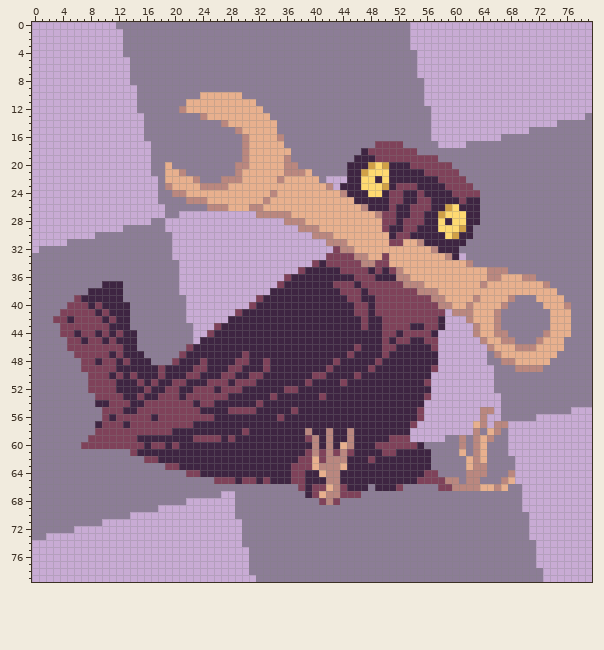
File history of a sprite sheet, Jackdaw/Fallback/texture.png. The picture above is the old version.
The file is 80x80 pixels.
After:
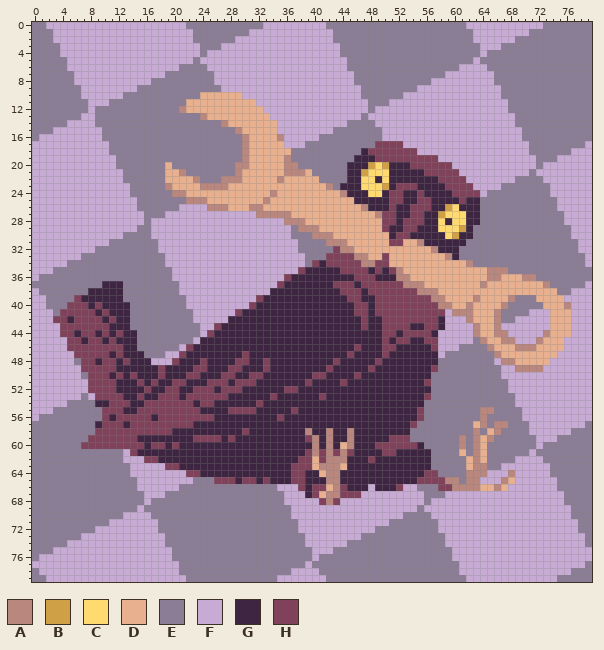
Palette (. is transparent): A #ba877f  B #d0a047  C #ffda71  D #e8b08e  E #8c7d96  F #c8abd4  G #3e2542  H #7f425a
Difference:
Changed rows in their new state; - is an unchanged pixel.
first column x 0:
 0 EE----------FFFFFFFFFF-----------FFFFFFFFF------------EEEEEEEE-----------EEEEEEE
 1 EEE----------FFFFFFFFFF--------FFFFFFFFFFFF-----------EEEEEEEEE--------EEEEEEEEE
 2 EEE----------FFFFFFFFFF------FFFFFFFFFFFFFF-----------EEEEEEEEE------EEEEEEEEEEE
 3 EEEE---------FFFFFFFFFFF---FFFFFFFFFFFFFFFFF----------EEEEEEEEEE---EEEEEEEEEEEEE
 4 EEEE---------FFFFFFFFFFF-FFFFFFFFFFFFFFFFFFF-----------EEEEEEEEE-EEEEEEEEEEEEEEE
 5 EEEEE---------FFFFFFFFF-FFFFFFFFFFFFFFFFFFFFF----------EEEEEEEE-EEEEEEEEEEEEEEEE
 6 EEEEE---------FFFFFFF----FFFFFFFFFFFFFFFFFFFF----------EEEEEE----EEEEEEEEEEEEEEE
 7 EEEEEE--------FFFFF-------FFFFFFFFFFFFFFFFFFFF---------EEEE-------EEEEEEEEEEEEEE
 8 EEEEEE--------FFF---------FFFFFFFFFFFFFFFFFFFF----------E---------EEEEEEEEEEEEEE
 9 EEEEEEE--------------------FFFFFFFFFFFFFFFFFFFF--------F-----------EEEEEEEEEEEEE
10 EEEEEEE------EE---------------FFFFFFFFFFFFFFFFF------FFF-----------EEEEEEEEEEEEE
11 EEEEEEEE---EEEE-----------------FFFFFFFFFFFFFFFF---FFFFF------------EEEEEEEEEEEE
12 EEEEEEEE-EEEEEE------------------FFFFFFFFFFFFFFF-FFFFFFFF-----------EEEEEEEEEEEE
13 EEEEEEE--EEEEEEE------------------FFFFFFFFFFFFF-FFFFFFFFF------------EEEEEEEEEE-
14 EEEEE----EEEEEEE-------------------FFFFFFFFFF----FFFFFFFF------------EEEEEE-----
15 EEE-------EEEEEE-------------------FFFFFFFF-------FFFFFFF-------------E---------
16 E---------EEEEEE--------------------FFFFF---------FFFFFFF----------FFF----------
17 -----------EEEEEE-------------------FFF--------------FFFFF----FFFFFFFFF--------F
18 -----------EEEEEE--------------------------------------FFFFFFFFFFFFFFFF------FFF
19 ------------EEEEE-----------------------------------------FFFFFFFFFFFFFF---FFFFF
20 ------------EEEEE-------------------------------------------FFFFFFFFFFFF-FFFFFFF
21 -------------EEEE--------------------------------------------FFFFFFFFFF-FFFFFFFF
22 -------------EEEEE------------------------EEE-----------------FFFFFFF----FFFFFFF
23 --------------EEEE-------------------------E-------------------FFFF-------FFFFFF
24 --------------EEEE----------------------------------------------F---------FFFFFF
25 ---------------EEE---------------------------------------------------------FFFFF
26 ---------------EEEE--FFFF--------------------------------------------------FFFFF
27 ----------------EEEFF-------------------------------------------------------FFFF
28 ----------------EFF---------------------------------------------------------FFFF
29 -------------FF--FF------------------E---------------------------------------FFF
30 ---------FFFF----FFF-----------------EEE-------------------------------------FFF
31 -----FFFFFF-------FF------------------EEEE------------------------------------FF
32 -FFFFFFFF---------FF------------------EEEEE-----------------------------------FF
33 FFFFFFF------------F-------------------EEE-------------------E-----------------F
34 FFFFF--------------FF------------------E---------------------------------------F
35 FFF-----------------F-----------------------------------------------------------
36 F-------------------F-----------------------------------------------------------
37 -------------------------------------------------------------------------------F
38 F----------------------------------------------------------------------------FFF
39 FF--------------------------------------------------------------------------FFFF
40 FF---------------------------------------------------------------------------FFF
41 FFF-------------------E------------------------------------------------FFF---FFF
42 FFF-------------------E----------------------------------------------FFFFF---FFF
43 FFFF-------------------E-------------------------------------------FFFFFFF---FFF
44 FFFF-------------------E--------------------------------------------FFFFF----FFF
45 FFFFF----------------------------------------------------------E-----FFF----FFFF
46 FFFFF----------------F---------------------------------------EEEE-----------FFFF
47 FFFFFF-------------FF--------------------------------------EEEEEE----------FFFFF
48 FFFFFF-----------FFF--------------------------------------EEEEEEE-F-------FFFFFF
49 FFFFFFF---------------------------------------------------EEEEEEEE-FF----FFFFFFF
50 FFFFFFF--------------------------------------------------EEEEEEEEE-FFFFFFFFFFFFF
51 FFFFFFFF-------------------------------------------------EEEEEEEEE--FFFFFFFFFFFF
52 FFFFFFFF-------------------------------------------------EEEEEEEEE--FFFFFFFFFFFF
53 FFFFFFF-F------------------------------------------------EEEEEEEEEE--FFFFFFFFFFF
54 FFFFF---------------------------------------------------EEEEEEEEEEE--FFFFFFFFFFF
55 FFF-----------------------------------------------------EEEEEEEE--E---FFFFFFF---
56 F-------------------------------------------------------EEEEEEEE-EE---FF--------
57 -------------------------------------------------------EEEEEEEE--E--EEE--------E
58 ------------------------------------------------------EEEEEEEEE-----EEE------EEE
59 ------------------------------------------------------EEEEE---------EEEE---EEEEE
60 --------------------------------------------------------------------EEEE-EEEEEEE
61 -------------F------------------------------------------------------EEE-EEEEEEEE
62 -------------FFF---------------------------------------------------------EEEEEEE
63 --------------FFFFF------------------------------------------------FF-----EEEEEE
64 --------------FFFFFFFF-------------------------------------------FFF------EEEEEE
65 ---------------FFFFFFFF-----------------------------------------FFF--------EEEEE
66 ---------------FFFFFF--------------FFF----------F----FF-------------FF-----EEEEE
67 ----------------FFF--------EE-------FFF--------FFFFFFFFF---FFFFFFFFFFF------EEEE
68 ----------------F-----EEEEEEE-------FFFFF---FFFFFFFFFFFF-FFFFFFFFFFFFF------EEEE
69 ---------------F--EEEEEEEEEEE--------FFFFFFFFFFFFFFFFFF-FFFFFFFFFFFFFF-------EEE
70 -------------F---EEEEEEEEEEEE--------FFFFFFFFFFFFFFFF----FFFFFFFFFFFFFF------EEE
71 ----------E-------EEEEEEEEEEEE--------FFFFFFFFFFFFF-------FFFFFFFFFFFFF-------EE
72 ------EEE---------EEEEEEEEEEEE--------FFFFFFFFFFF---------FFFFFFFFFFFFF-------EE
73 --EEEEE------------EEEEEEEEEEE---------FFFFFFFF------------FFFFFFFFFFFF--------E
74 EEEEE--------------EEEEEEEEEEE---------FFFFFF--------------FFFFFFFFFFFFF-------E
75 EEE-----------------EEEEEEEEEEE---------FFF-----------------FFFFFFFFFFFF--------
76 E-------------------EEEEEEEEEEE---------F-------------------FFFFFFFFFFFF--------
77 ---------------------EEEEEEEEEE--------F---------------------FFFFFFFFFFF-------E
78 E--------------------EEEEEEEEEE------FFFF--------------------FFFFFFFFFFFF----EEE
79 EE--------------------EEEEEEEEEE---FFFFFFF--------------------FFFFFFFFFFF--EEEEE
Changed places in both pictures, as pixel boxes (x1, y1, x2, y2):
changed: (32, 22, 592, 582)
